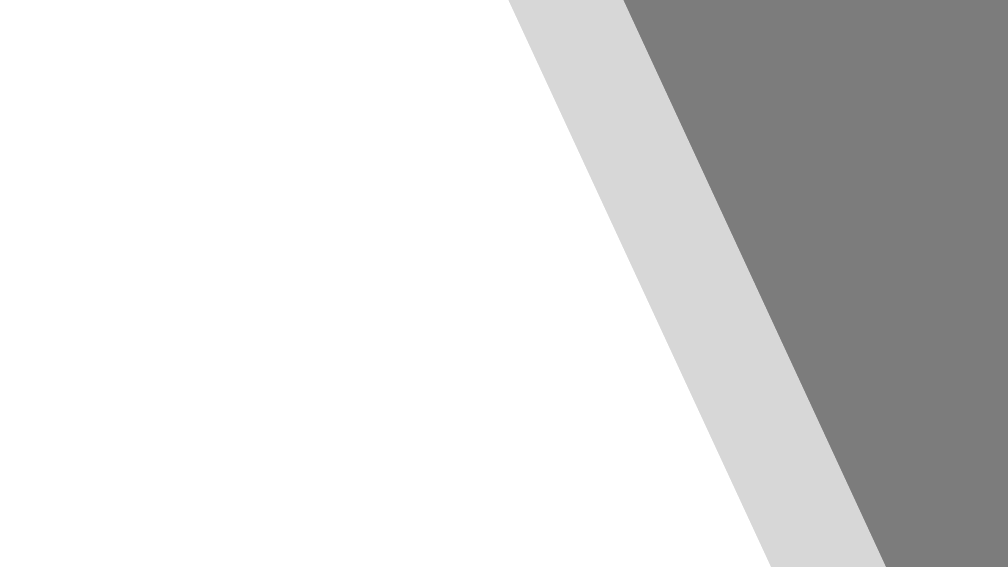
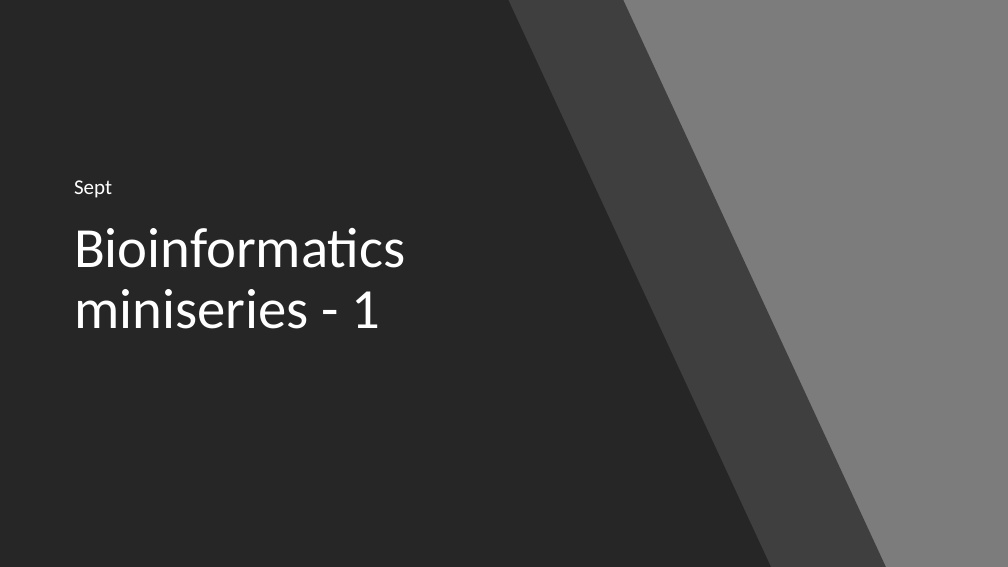
Before and after one commit to lixiaopi1985/Bioinformatics_miniseries, a slide deck: slide 1 of p1_linux/workshop1-linux_basic.pptx. Drawn at 1008x567 pixels with LibreOffice and Linux fonts; fonts in the diff are those of the drawing. Boxes give left, top, right and bottom in pixels: in the first picture for what was removed or moved away, otherwise in the second. Text is boxed around its words. In the diff, an @@ line names an element or a change of style, - is before the commit and + after.

```diff
--- a/p1_linux/workshop1-linux_basic.pptx
+++ b/p1_linux/workshop1-linux_basic.pptx
@@ freeform shape at (0,0,771,567): fill #FFFFFF to #262626 @@
@@ freeform shape at (103,0,886,567): fill #FFFFFF at 70% opacity to #262626 at 70% opacity; outline redrawn @@
@@ subtitle added at (74,180,112,198), 20 pt, text #FFFFFF @@
+Sept
@@ title added at (74,228,405,329), 54 pt, text #FFFFFF @@
+Bioinformatics miniseries - 1
```
Also in this commit, not shown: 4 other slides changed, 49 slides added, 5 slides removed.
